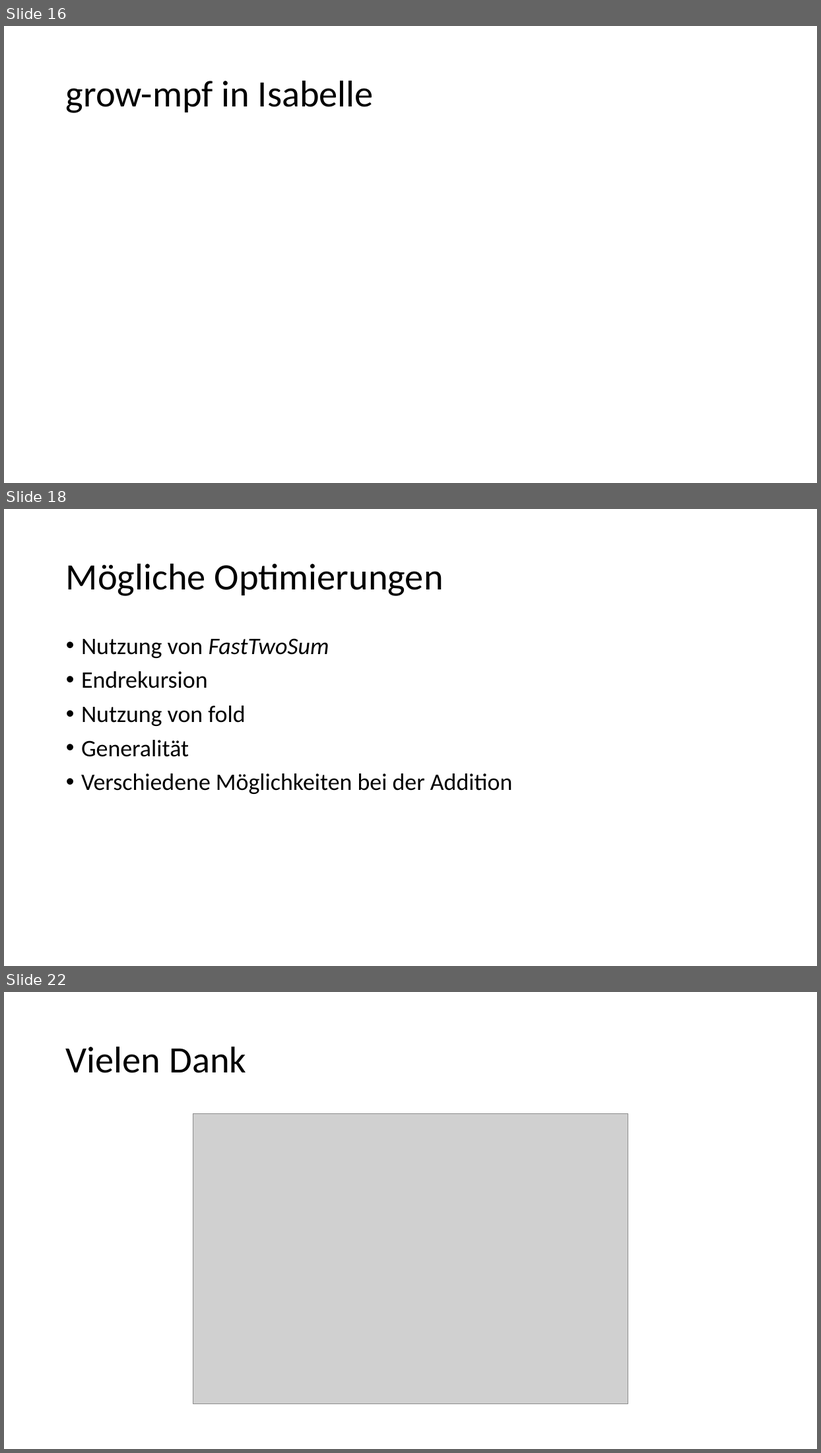
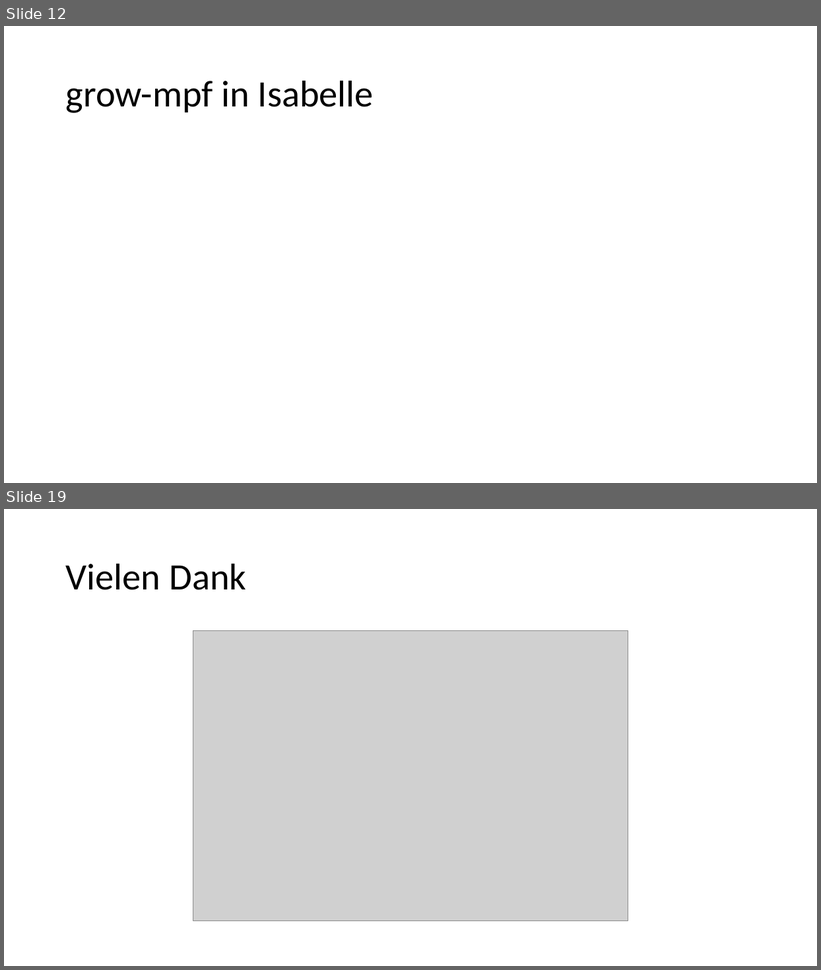
Before and after one commit to Helli/IsabelleBasicNumericalProofs, a slide deck: Vortrag.pptx. Shown one above the other, each under a label of ours: slides 16, 18 and 22 before the commit, slides 12 and 19 after it; the slides between them are not shown. The pictures are 821x1453 and 821x970 pixels, drawn with LibreOffice and Linux fonts; fonts in the diff are those of the drawing; grey boxes stand for pictures. Boxes give left, top, right and bottom in pixels: in the first picture for what was removed or moved away, otherwise in the second. Text is boxed around its words. In the diff, an @@ line names an element or a change of style, - is before the commit and + after.

```diff
--- a/Vortrag.pptx
+++ b/Vortrag.pptx
@@ slide 18 removed at bbox=[4, 509, 817, 966], background #FFFFFF @@
@@ title removed at bbox=[66, 563, 444, 596] @@
-Mögliche Optimierungen
@@ text removed at bbox=[81, 638, 512, 794] @@
-• Nutzung von FastTwoSum
-• Endrekursion
-• Nutzung von fold
-• Generalität
-• Verschiedene Möglichkeiten bei der Addition
@@ what was slide 16 is now slide 12 @@
@@ what was slide 22 is now slide 19 @@
```
Also in this commit, not shown: 10 slides changed, 1 slide added, 3 other slides removed, 1 other file.
